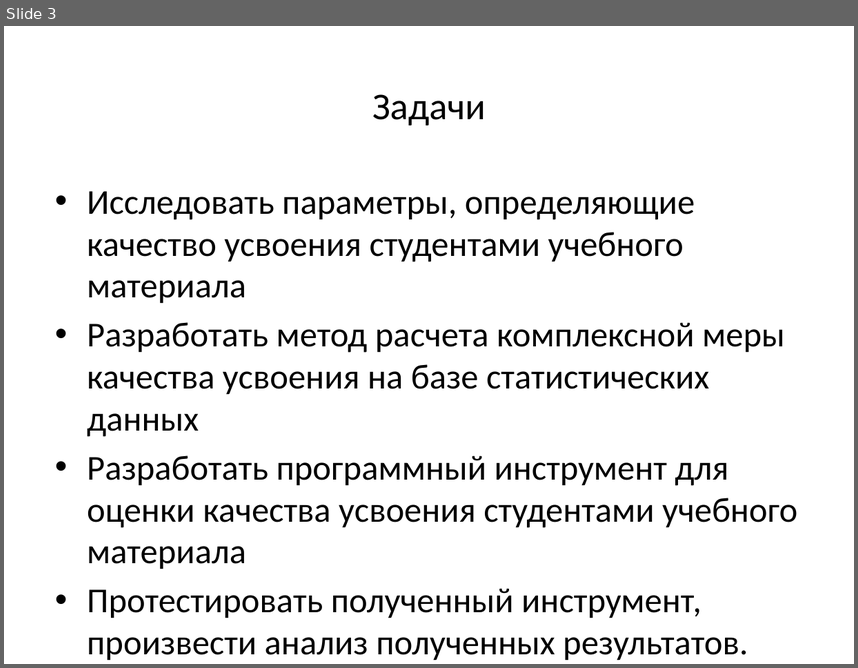
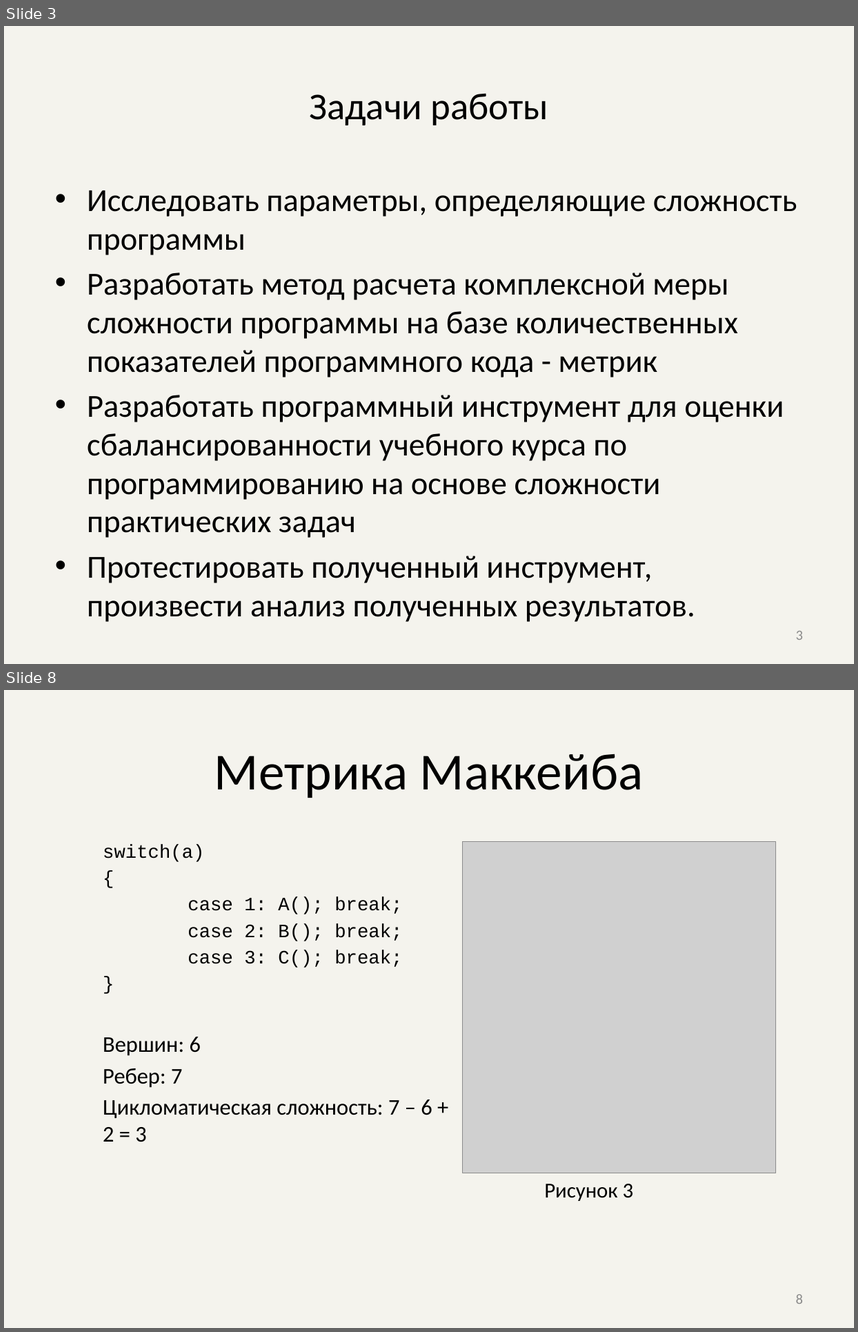
Before and after one commit to AlexDevyatov/Dissertation, a slide deck: Презентация.pptx. Shown one above the other, each under a label of ours: slide 3 before the commit, slides 3 and 8 after it; the slides between them are not shown. The pictures are 858x668 and 858x1332 pixels, drawn with LibreOffice and Linux fonts; fonts in the diff are those of the drawing; grey boxes stand for pictures. Boxes give left, top, right and bottom in pixels: in the first picture for what was removed or moved away, otherwise in the second. Text is boxed around its words. In the diff, an @@ line names an element or a change of style, - is before the commit and + after.

```diff
--- a/Презентация.pptx
+++ b/Презентация.pptx
@@ slide 8 added at bbox=[4, 690, 854, 1328], background #EEECE1 at 60% opacity @@
@@ title added at bbox=[214, 753, 643, 798], 44 pt, text #000000 @@
+Метрика Маккейба
@@ text added at bbox=[103, 844, 432, 1142], 16 pt, text #000000 @@
+switch(a)
+{
+case 1: A(); break;
+case 2: B(); break;
+case 3: C(); break;
+}
+Вершин: 6
+Ребер: 7
+Цикломатическая сложность: 7 – 6 + 2 = 3
@@ picture added at bbox=[462, 841, 776, 1173] @@
@@ text added at bbox=[544, 1183, 634, 1201], 18 pt, text #000000 @@
+Рисунок 3
@@ page number added at bbox=[796, 1294, 803, 1303], 12 pt, text #8C8C8C @@
+8
@@ slide 3 changed as well @@
@@ background #FFFFFF to #EEECE1 at 60% opacity @@
@@ title at bbox=[309, 93, 548, 125]: text changed @@
-Задачи
+Задачи работы
@@ text at bbox=[87, 190, 797, 537]: text changed; size 29.6 to 27.2 pt @@
-• Исследовать параметры, определяющие качество усвоения студентами учебного материала
-• Разработать метод расчета комплексной меры качества усвоения на базе статистических данных
-• Разработать программный инструмент для оценки качества усвоения студентами учебного материала
+• Исследовать параметры, определяющие сложность программы
+• Разработать метод расчета комплексной меры сложности программы на базе количественных показателей программного кода - метрик
+• Разработать программный инструмент для оценки сбалансированности учебного курса по программированию на основе сложности практических задач
@@ text at bbox=[87, 555, 652, 583]: size 29.6 to 27.2 pt in "Протестировать полученный инструмент, произвести анализ полу ..." @@
@@ page number added at bbox=[796, 630, 803, 639], 12 pt, text #8C8C8C @@
+3
```
Also in this commit, not shown: 1 other slide changed, 17 other slides added, 7 slides removed, 13 other files.
